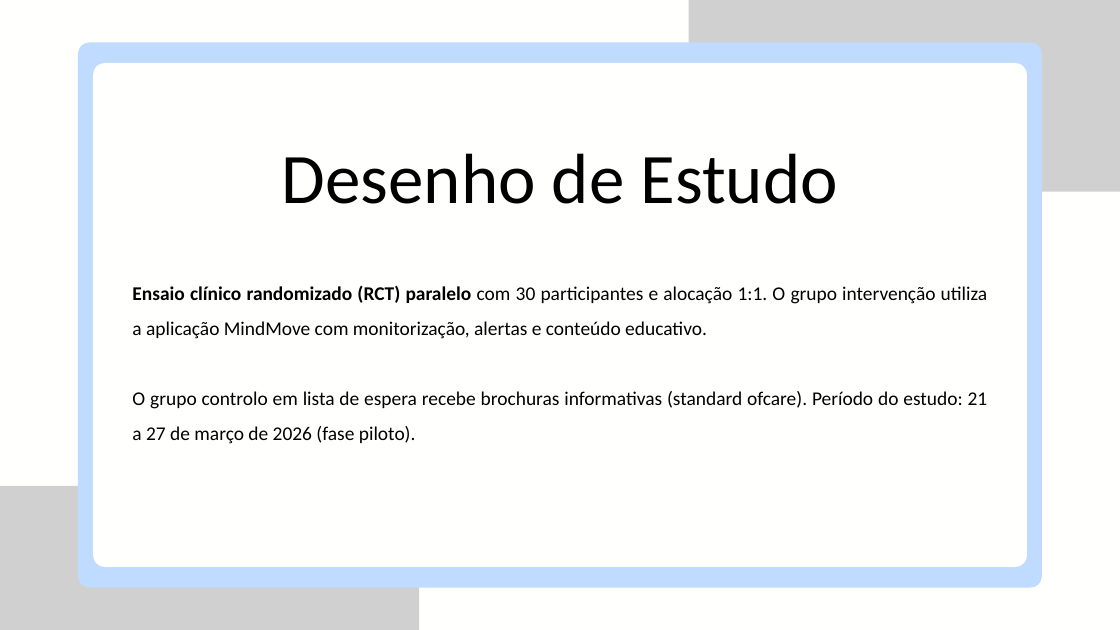
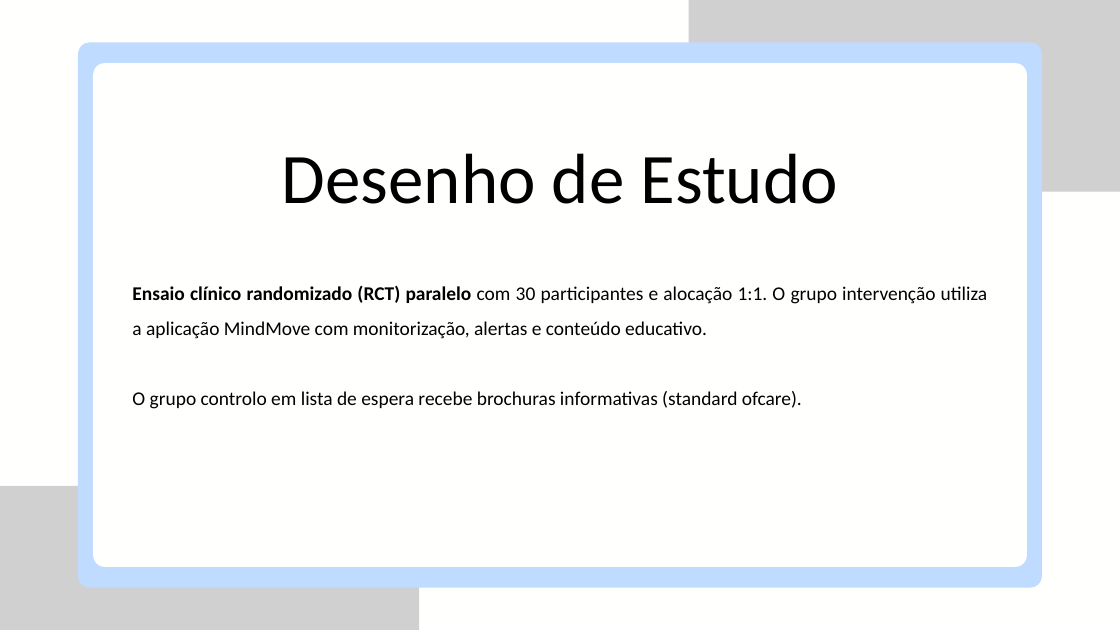
Before and after one commit to sofiawxys/Projeto_FerramentasProdutividade_G_2_E3, a slide deck: slide 4 of MindMove.pptx. Drawn at 1120x630 pixels with LibreOffice and Linux fonts; fonts in the diff are those of the drawing; grey boxes stand for pictures. Boxes give left, top, right and bottom in pixels: in the first picture for what was removed or moved away, otherwise in the second. Text is boxed around its words. In the diff, an @@ line names an element or a change of style, - is before the commit and + after.

```diff
--- a/MindMove.pptx
+++ b/MindMove.pptx
@@ text at (132, 391, 802, 409): text changed @@
-O grupo controlo em lista de espera recebe brochuras informativas (standard ofcare). Período do estudo: 21 a 27 de março de 2026 (fase piloto).
+O grupo controlo em lista de espera recebe brochuras informativas (standard ofcare).
```
